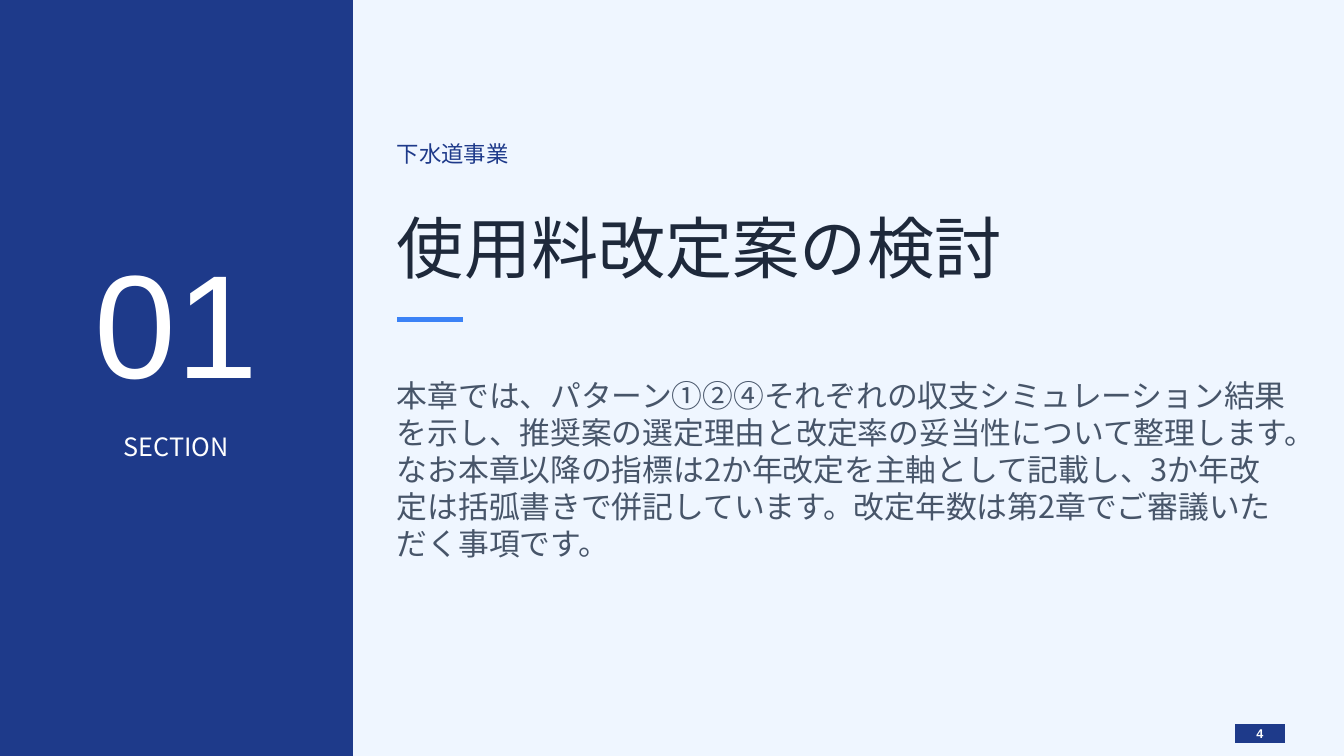
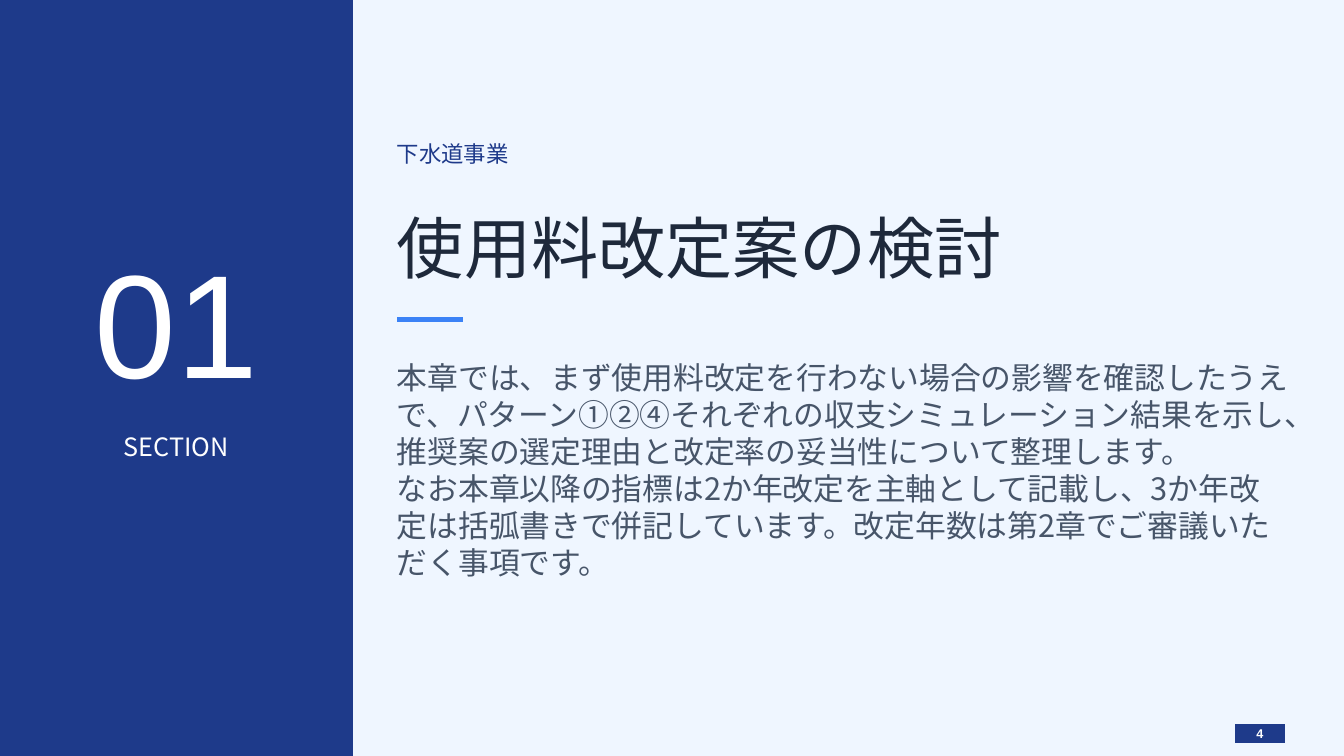
Before and after one commit to ryowakayama-gif/repository, a slide deck: slide 4 of rokko_sewage_council/output/六戸町_第2回審議会資料.pptx. Drawn at 1344x756 pixels with LibreOffice and Linux fonts; fonts in the diff are those of the drawing. Boxes give left, top, right and bottom in pixels: in the first picture for what was removed or moved away, otherwise in the second. Text is boxed around its words. In the diff, an @@ line names an element or a change of style, - is before the commit and + after.

```diff
--- a/rokko_sewage_council/output/六戸町_第2回審議会資料.pptx
+++ b/rokko_sewage_council/output/六戸町_第2回審議会資料.pptx
@@ text in freeform shape at (x1=397, y1=363, x2=1315, y2=466): text changed @@
-本章では、パターン①②④それぞれの収支シミュレーション結果を示し、推奨案の選定理由と改定率の妥当性について整理します。
+本章では、まず使用料改定を行わない場合の影響を確認したうえで、パターン①②④それぞれの収支シミュレーション結果を示し、推奨案の選定理由と改定率の妥当性について整理します。
```
Also in this commit, not shown: 32 other slides changed, 2 slides added, 7 other files.
